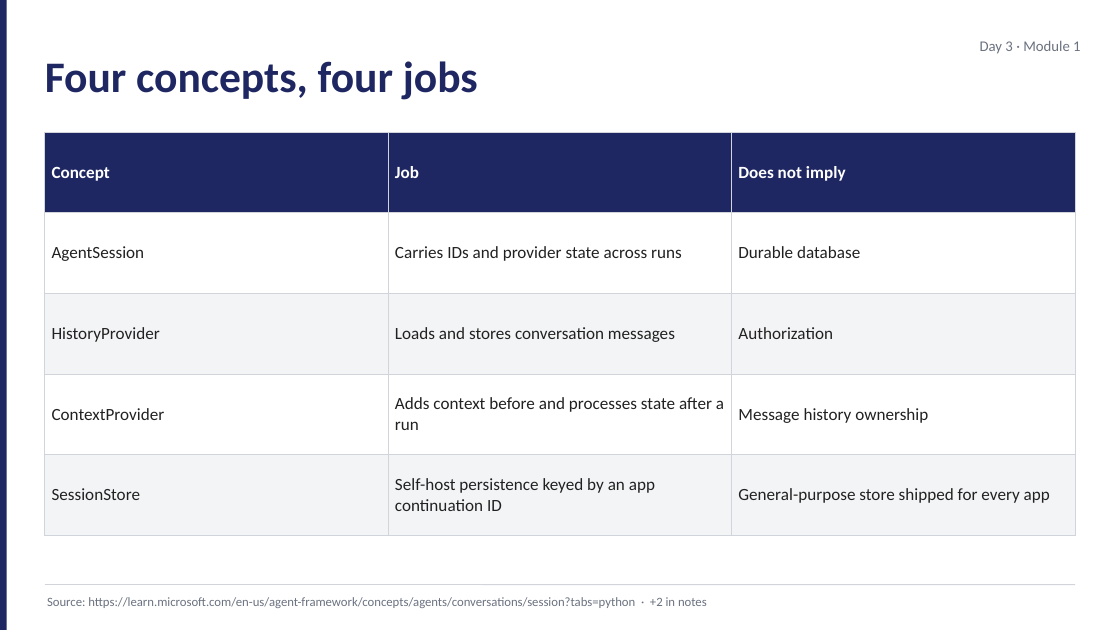
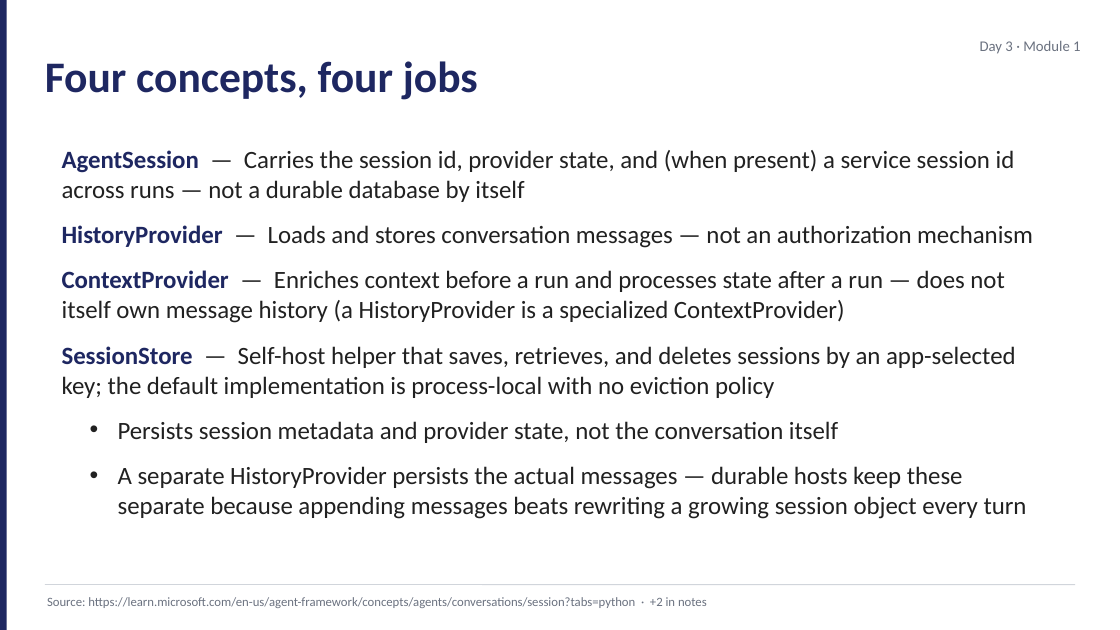
Before and after one commit to JimPiquant/Building-AI-Apps-and-Agents, a slide deck: slide 5 of decks/day3/module-1-sessions-state.pptx. Drawn at 1120x630 pixels with LibreOffice and Linux fonts; fonts in the diff are those of the drawing. Boxes give left, top, right and bottom in pixels: in the first picture for what was removed or moved away, otherwise in the second. Text is boxed around its words. In the diff, an @@ line names an element or a change of style, - is before the commit and + after.

```diff
--- a/decks/day3/module-1-sessions-state.pptx
+++ b/decks/day3/module-1-sessions-state.pptx
@@ table removed at <box>45,132,1076,515</box>, 5 rows, 3 columns @@
-Concept | Job | Does not imply
-AgentSession | Carries IDs and provider state across runs | Durable database
-HistoryProvider | Loads and stores conversation messages | Authorization
-ContextProvider | Adds context before and processes state after a run | Message history ownership
-SessionStore | Self-host persistence keyed by an app continuation ID | General-purpose store shipped for every app
@@ text added at <box>62,150,1033,519</box>, 16 pt, text #212121 @@
+• AgentSession — Carries the session id, provider state, and (when present) a service session id across runs — not a durable database by itself
+• HistoryProvider — Loads and stores conversation messages — not an authorization mechanism
+• ContextProvider — Enriches context before a run and processes state after a run — does not itself own message history (a HistoryProvider is a specialized ContextProvider)
+• SessionStore — Self-host helper that saves, retrieves, and deletes sessions by an app-selected key; the default implementation is process-local with no eviction policy
+  • Persists session metadata and provider state, not the conversation itself
+  • A separate HistoryProvider persists the actual messages — durable hosts keep these separate because appending messages beats rewriting a growing session object every turn
```
Also in this commit, not shown: 5 other slides changed, 5 slides added, 4 slides removed, 28 other files.
